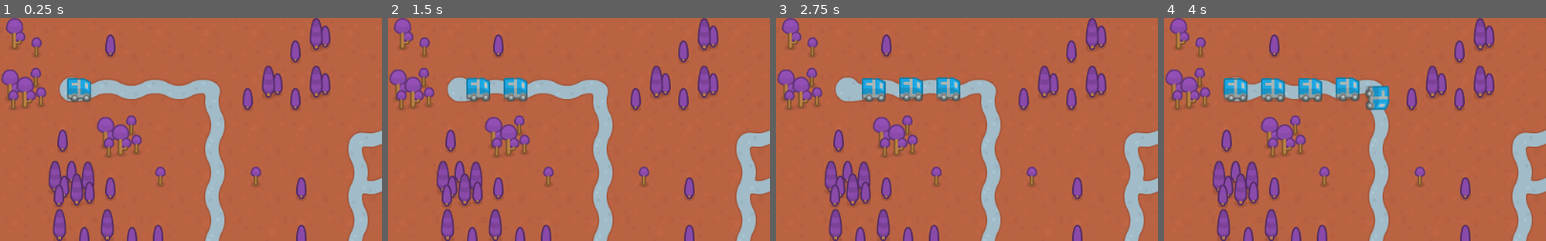
Above: before the commit, frames 1-4 (left to right).
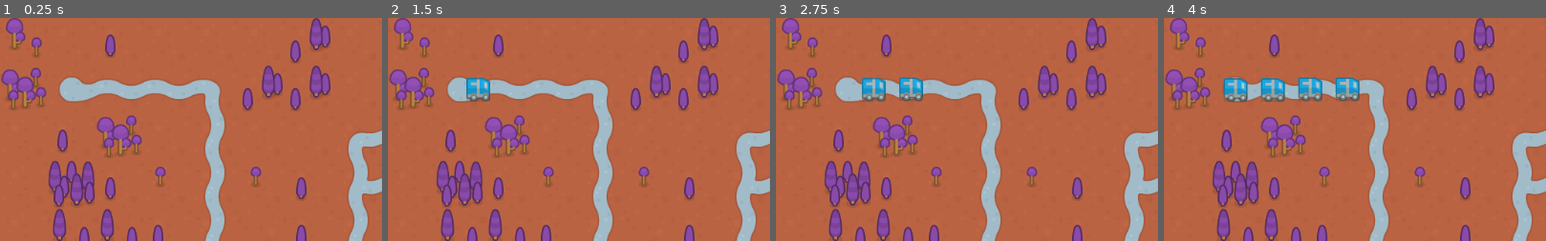
Above: after the commit, the same moments.

Repository: smithmd/GodotTD
Game: Godot game, scene res://Main.tscn
The game is run twice, just before and just after one commit, with the same random seed, the same clock (stepped at 60 frames per second) and the same inputs.
Inputs:
- Up to frame 1 (0.25 s): no input
- Up to frame 2 (1.5 s): tap Enter at 0.5 s
- Up to frame 3 (2.75 s): no input
- Up to frame 4 (4 s): no input
The pictures show only the part of the screen within x 0-50%, y 0-50%; the shares and areas given below are measured in that part.

The runs differ from the first frame. In frame 1, 0.6% of the frame differs, in the area x 17-24%, y 26-38%; in frame 2, 0.6%; in frame 3, 0.7%; in frame 4, 0.8%, in the area x 35-59%, y 26-42%.

Commit message:
Build/load levels
Enemy deck also now loads from level and "spawns" the cards in the enemy deck.. sorta.

Diff:
--- a/Card.gd
+++ b/Card.gd
@@ -13,4 +13,5 @@
 func _ready():
 	print("Card added! " + card_name)
 
-# Enhancement types Fire Arrows, Cold Spell, Shield, Cannon
+func get_type():
+	return type
--- a/Main.gd
+++ b/Main.gd
@@ -2,18 +2,28 @@
 
 export (PackedScene) var Enemy
 var enemies = []
-var unit_cards = []
-var enhancement_cards = []
-var card_dictionary = {}
-var enemy_cards = []
-var player_deck = []
+var unit_cards = [] # Possible unit cards
+var enhancement_cards = [] # Possible enhancement cards
+var card_dictionary = {} # All possible cards
+var enemy_cards = [] # Possible enemy unit cards
+var player_deck = [] # Player's current cards
+var levels = {} # All the levels
+var current_enemy_deck = []
+var current_enemy
+var current_level # This will probably load off the save or be changed when they pick a level?
+var current_story
+var current_objective
+var current_time_limit
+var current_time
 
 func _ready():
 	randomize()
-	spawn_enemy()
+	load_cards()
+	load_levels()
+	load_current_level()
+	load_deck()
+#	spawn_enemy()
 	$Spawn.start()
-	load_cards()
-	load_deck()
 	ground_battle(enemy_cards[0],player_deck[0])
 	save_deck()
 
@@ -27,9 +37,12 @@
 
 func _on_Spawn_timeout():
 	print("enemy count: ", enemies.size())
-	spawn_enemy()
+	if current_enemy < current_enemy_deck.size():
+		spawn_enemy(current_enemy_deck[current_enemy])
+		current_enemy = current_enemy + 1
 
-func spawn_enemy():
+func spawn_enemy(enemy_card):
+	print("Spawning enemy: " + enemy_card.card_name)
 	var paths = [$PathNorth, $PathSouth]
 	var path = paths[randi() % paths.size()]
 
@@ -51,6 +64,27 @@
 	enemies.erase(enemy)
 	enemy.queue_free()
 
+func load_levels():
+	var level_file = File.new()
+	if level_file.file_exists("res://levels.json"):
+		level_file.open("levels.json", File.READ)
+		var level_data = parse_json(level_file.get_as_text())
+		level_file.close()
+
+		for level in level_data:
+			levels[int(level.number)] = add_level(level)
+
+		print("Done loading levels: " + String(levels))
+
+func load_current_level():
+	if current_level == null || current_level > levels.size(): # Might be a better way to handle unknown level
+		current_level = 1
+	current_time_limit = levels[current_level].time
+	current_story = levels[current_level].story
+	current_objective = levels[current_level].objective
+	current_enemy_deck = levels[current_level].enemy_deck
+	current_enemy = 0 # Start with the first card in the enemy deck
+
 func load_cards():
 	var card_file = File.new()
 	if card_file.file_exists("res://cards.json"):
@@ -71,6 +105,22 @@
 				enhancement_cards.append(add_enhancement_card(card))
 			else:
 				print("Opps! Not a card type: " + card.type)
+
+func add_level(level):
+	print("Adding level: " + String(level.number))
+	var new_level = {}
+	new_level.story = level.story
+	new_level.objective = level.objective
+	new_level.number = level.number
+	new_level.time = level.time
+	var deck = []
+	for card in level.enemy_deck:
+		print("loading enemy card: " + String(card.number) + " level " + String(card.level))
+		var this_card = load("res://Unit.gd").new(card_dictionary[int(card.number)])
+		this_card.level = card.level
+		deck.append(this_card)
+	new_level.enemy_deck = deck
+	return new_level
 
 func add_unit_card(card):
 	print("Adding unit card: " + card.card_name)
--- a/deck.json
+++ b/deck.json
@@ -1,5 +1,5 @@
 [
-{"XP":100,"level":0,"number":0},
+{"XP":200,"level":0,"number":0},
 {"XP":50,"level":0,"number":0},
 {"XP":0,"level":0,"number":1},
 {"XP":0,"level":0,"number":2}
--- /dev/null
+++ b/levels.json
@@ -0,0 +1,15 @@
+[
+    {
+        "story":"The level story or whatever...",
+        "objective":"kill all the bad guys",
+        "number":1,
+        "time":100,
+        "enemy_deck": [
+            {"number":3,"level":1},
+            {"number":3,"level":1},
+            {"number":3,"level":1},
+            {"number":3,"level":1},
+            {"number":3,"level":2}
+        ]
+    }
+    ]
Not shown, changed: .gitignore
